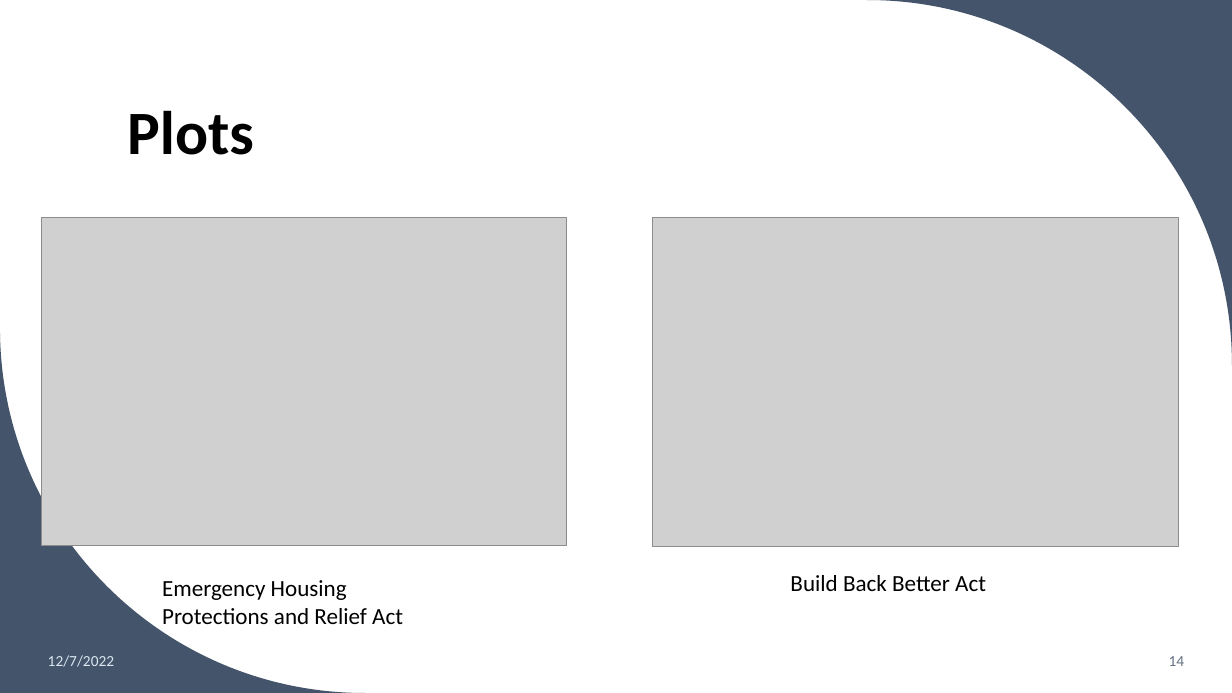
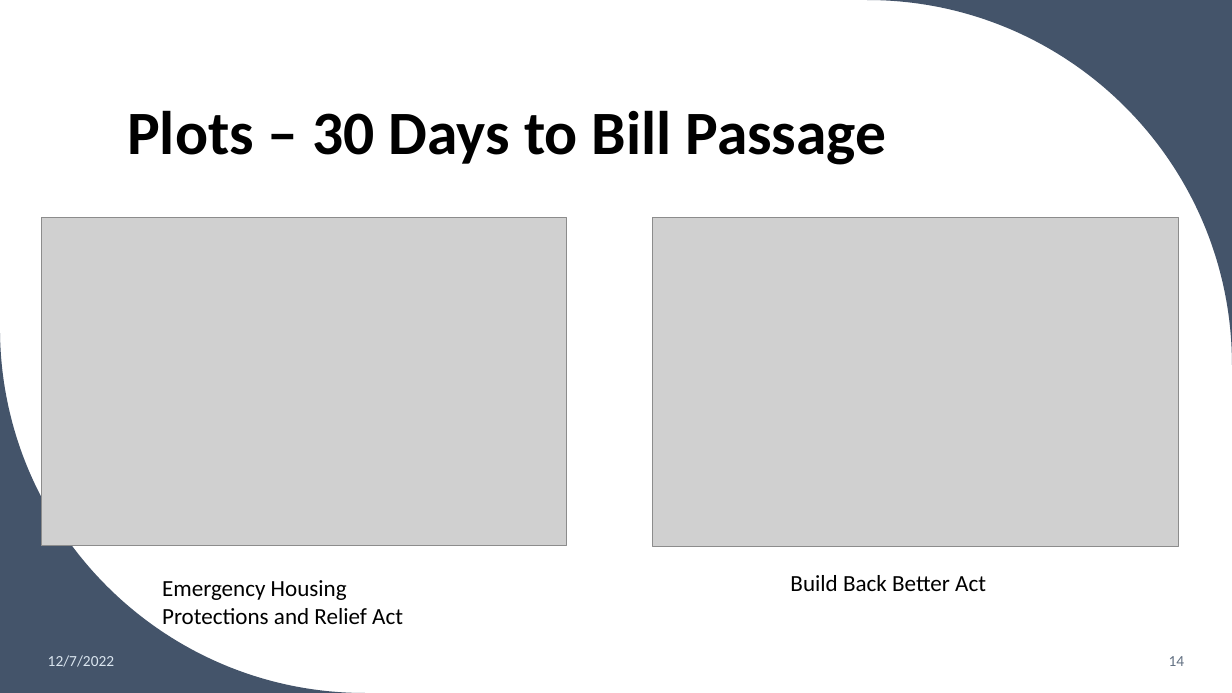
Before and after one commit to ccabes15/Congression_Trading, a slide deck: slide 14 of Presentation/Stock_Trading_Cabrey.pptx. Drawn at 1232x693 pixels with LibreOffice and Linux fonts; fonts in the diff are those of the drawing; grey boxes stand for pictures. Boxes give left, top, right and bottom in pixels: in the first picture for what was removed or moved away, otherwise in the second. Text is boxed around its words. In the diff, an @@ line names an element or a change of style, - is before the commit and + after.

Commit message:
presentation updated

```diff
--- a/Presentation/Stock_Trading_Cabrey.pptx
+++ b/Presentation/Stock_Trading_Cabrey.pptx
@@ title at [127,110,886,165]: text changed @@
-Plots
+Plots – 30 Days to Bill Passage
```
Also in this commit, not shown: 6 other slides changed, 1 other file.
